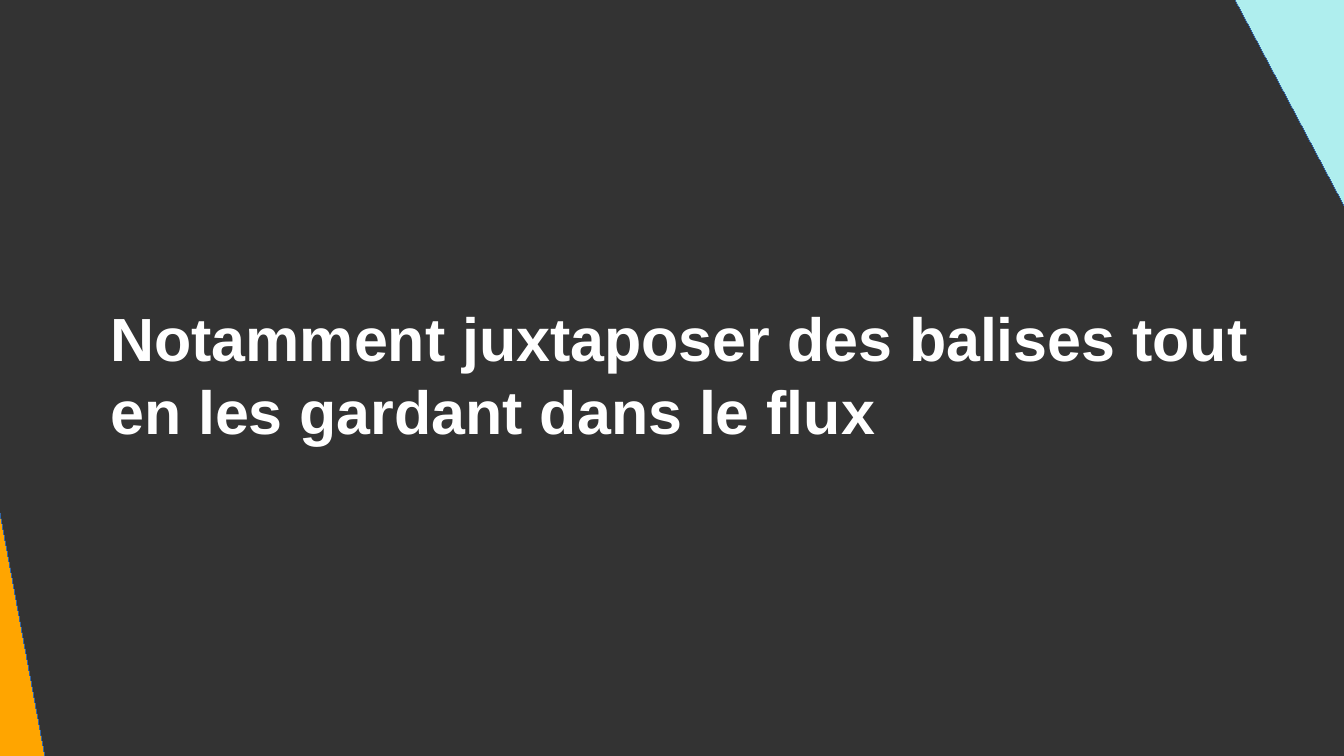
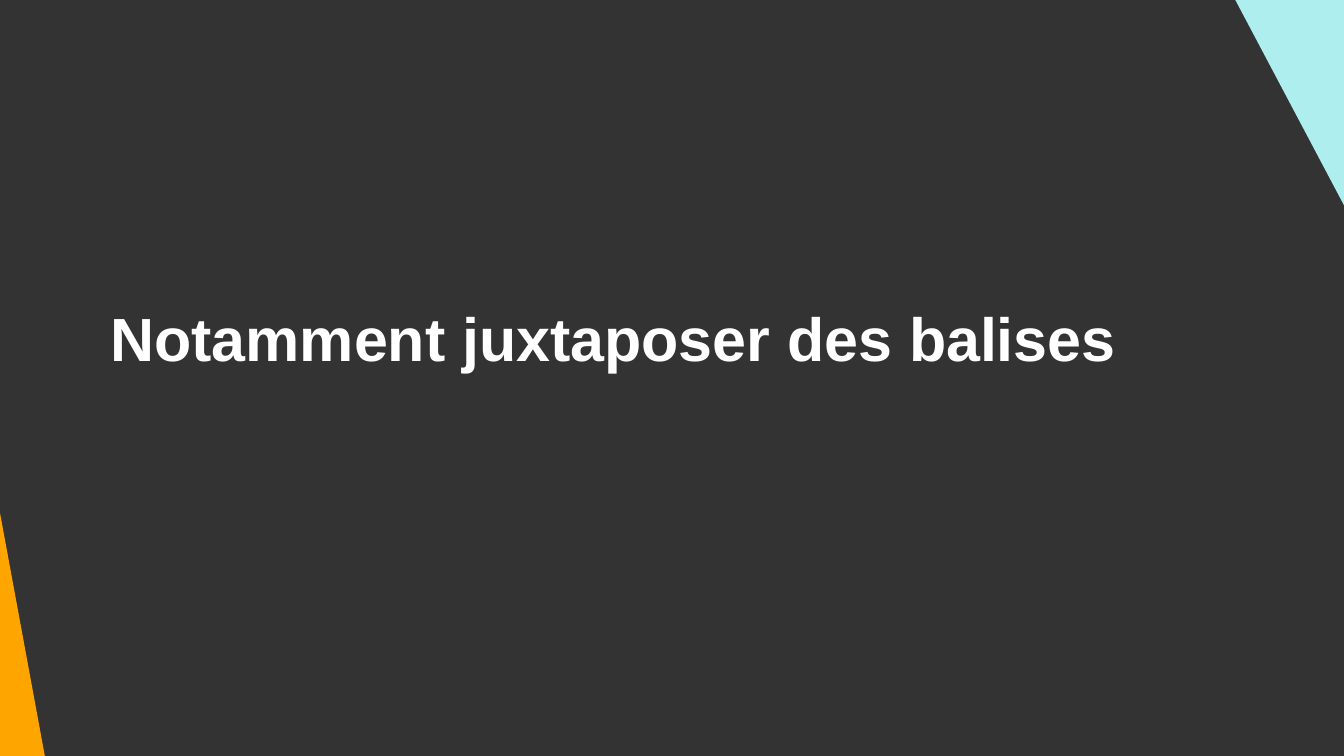
Before and after one commit to DanYellow/cours, a slide deck: slide 5 of integration-web-s1/travaux-pratiques/numero-8/presentation.odp. Drawn at 1344x756 pixels with LibreOffice and Linux fonts; fonts in the diff are those of the drawing. Boxes give left, top, right and bottom in pixels: in the first picture for what was removed or moved away, otherwise in the second. Text is boxed around its words. In the diff, an @@ line names an element or a change of style, - is before the commit and + after.

```diff
--- a/integration-web-s1/travaux-pratiques/numero-8/presentation.odp
+++ b/integration-web-s1/travaux-pratiques/numero-8/presentation.odp
@@ right triangle at box(1220, 0, 1344, 360): outline #3465A4 0 pt to none @@
@@ right triangle at box(0, 117, 49, 756): outline #3465A4 0 pt to none @@
@@ text at box(110, 317, 1116, 373): text changed @@
-Notamment juxtaposer des balises tout en les gardant dans le flux
+Notamment juxtaposer des balises
```
Also in this commit, not shown: 9 other slides changed, 4 slides added, 37 slides removed, 6 other files.
